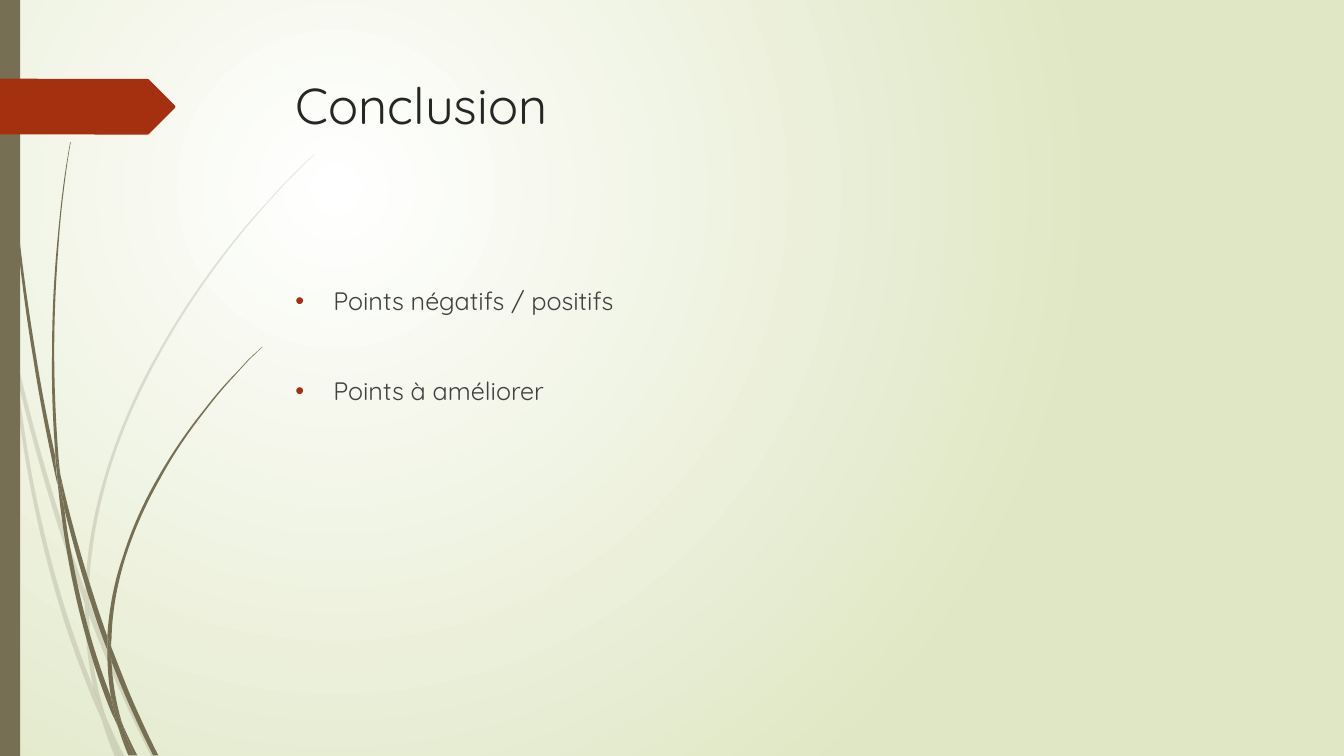
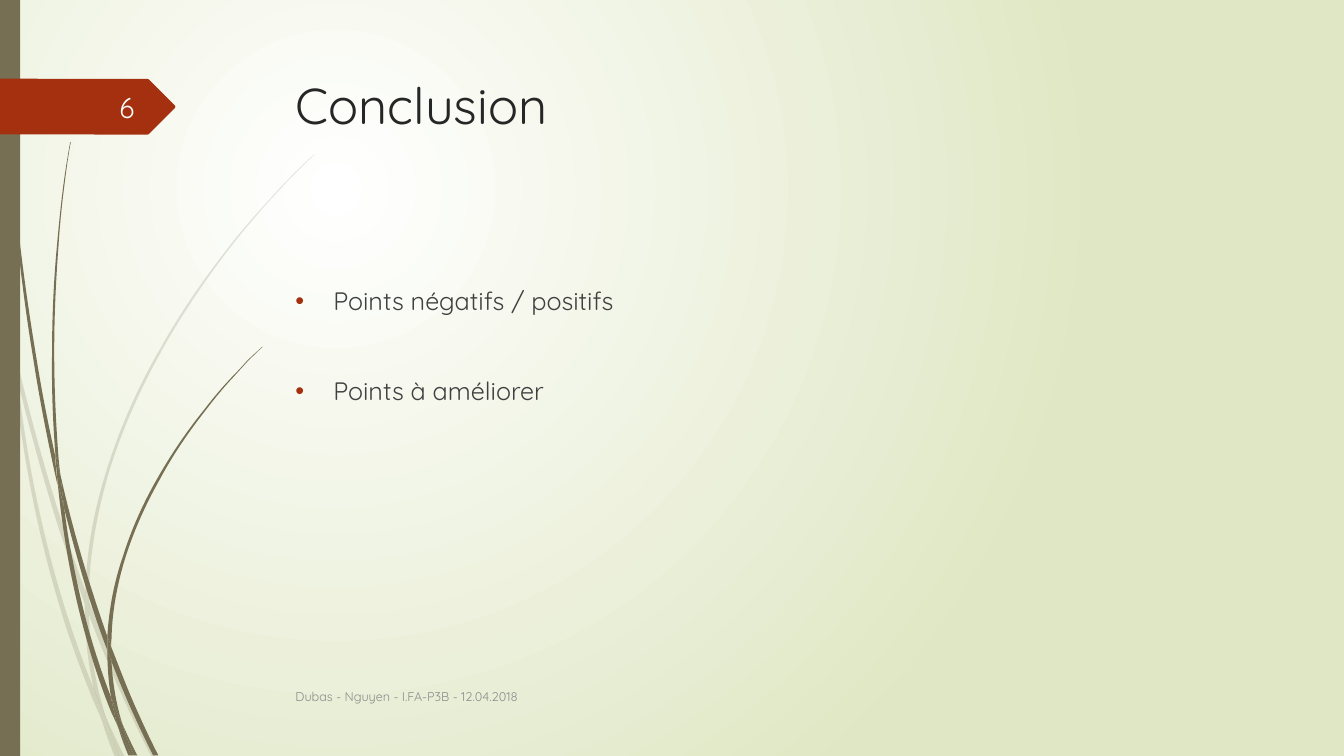
Before and after one commit to loicdub/GitHighfeel, a slide deck: slide 7 of presentation/presentation.pptx. Drawn at 1344x756 pixels with LibreOffice and Linux fonts; fonts in the diff are those of the drawing. Boxes give left, top, right and bottom in pixels: in the first picture for what was removed or moved away, otherwise in the second. Text is boxed around its words. In the diff, an @@ line names an element or a change of style, - is before the commit and + after.

```diff
--- a/presentation/presentation.pptx
+++ b/presentation/presentation.pptx
@@ page number added at (x1=119, y1=98, x2=134, y2=119), 20 pt, text #FEFFFF @@
+6
@@ text added at (x1=295, y1=692, x2=517, y2=704), 9 pt, text #8C8C8C @@
+Dubas - Nguyen - I.FA-P3B - 12.04.2018
```
Also in this commit, not shown: 4 other slides changed, 2 slides added, 2 slides removed.
